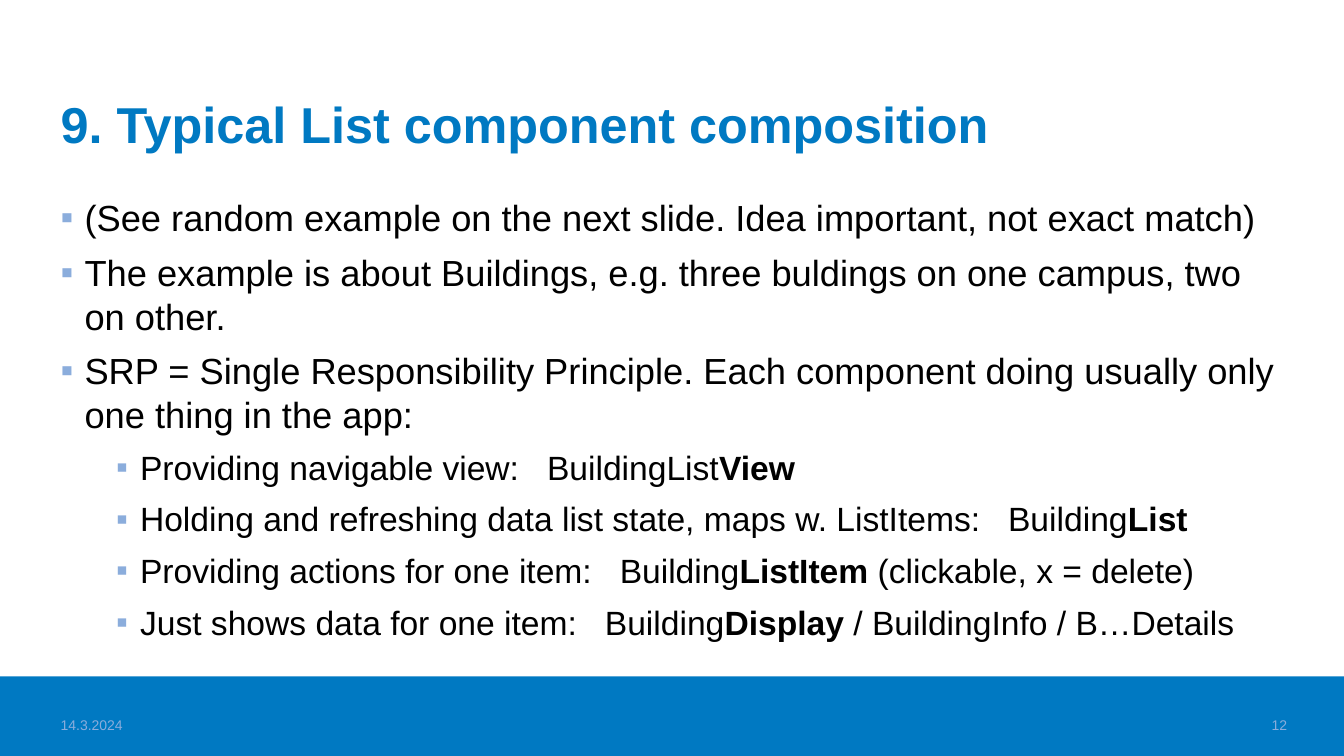
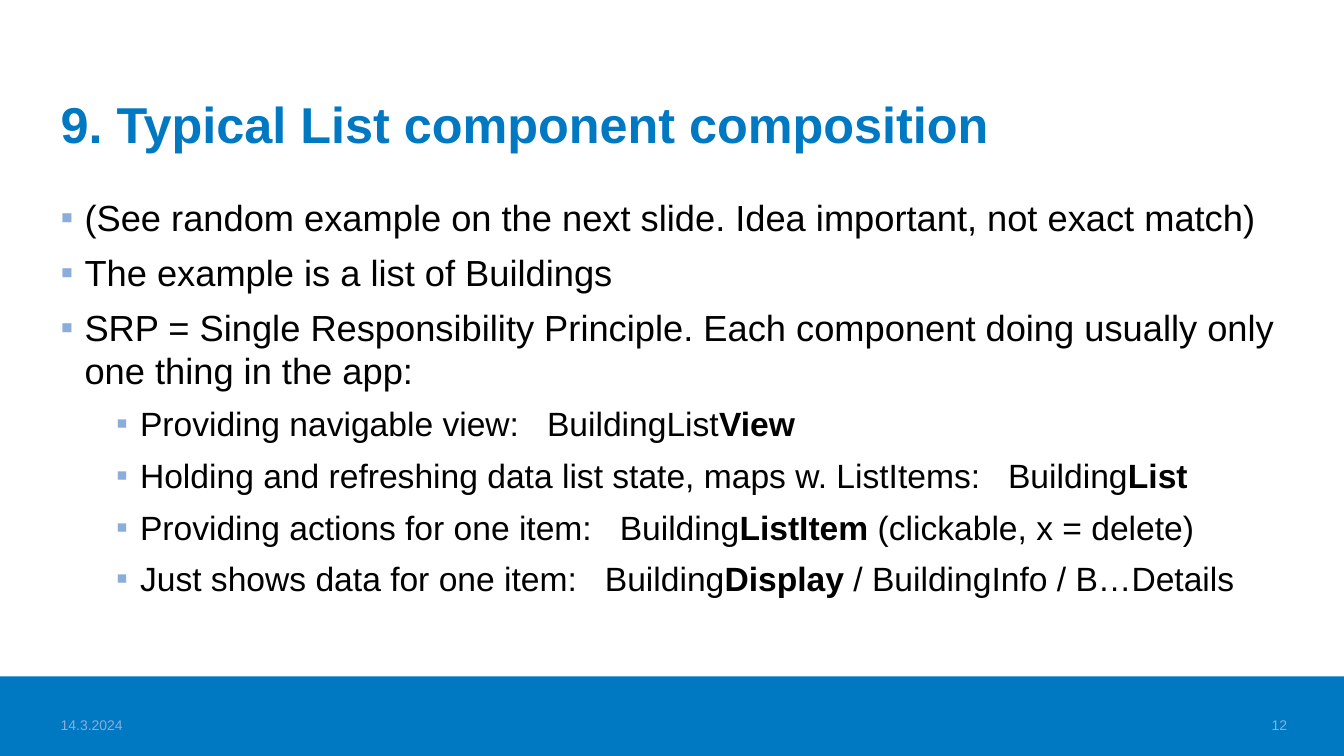
Before and after one commit to haagahelia/ohke-teknologiat, a slide deck: slide 12 of 05_frontend/Frontend_VideoTopics.pptx. Drawn at 1344x756 pixels with LibreOffice and Linux fonts; fonts in the diff are those of the drawing; background and template pictures are left out. Boxes give left, top, right and bottom in pixels: in the first picture for what was removed or moved away, otherwise in the second. Text is boxed around its words. In the diff, an @@ line names an element or a change of style, - is before the commit and + after.

```diff
--- a/05_frontend/Frontend_VideoTopics.pptx
+++ b/05_frontend/Frontend_VideoTopics.pptx
@@ text at (85,259,612,293): text changed @@
-▪ The example is about Buildings, e.g. three buldings on one campus, two on other.
+▪ The example is a list of Buildings
```
Also in this commit, not shown: 1 other file.
